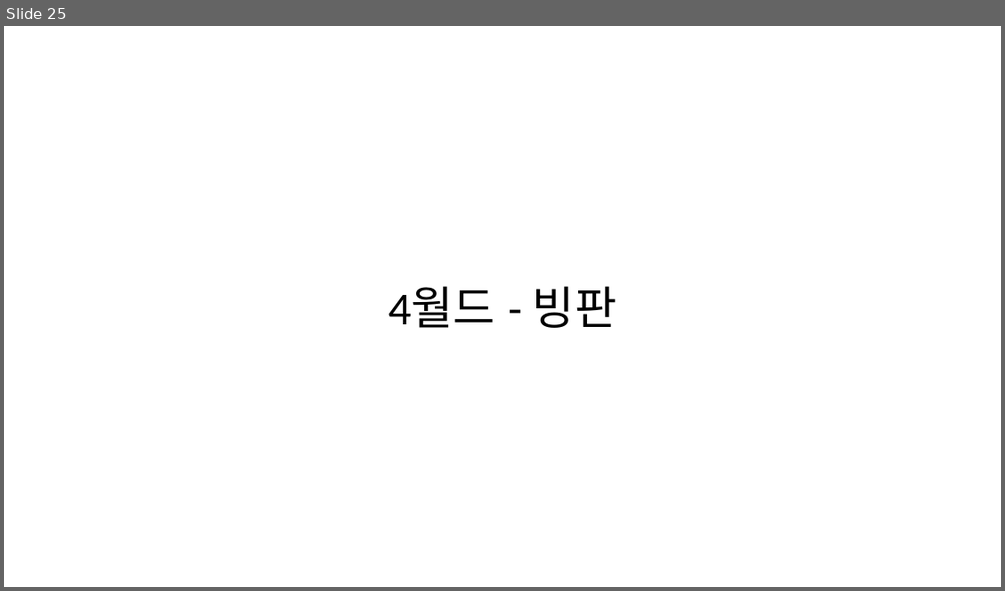
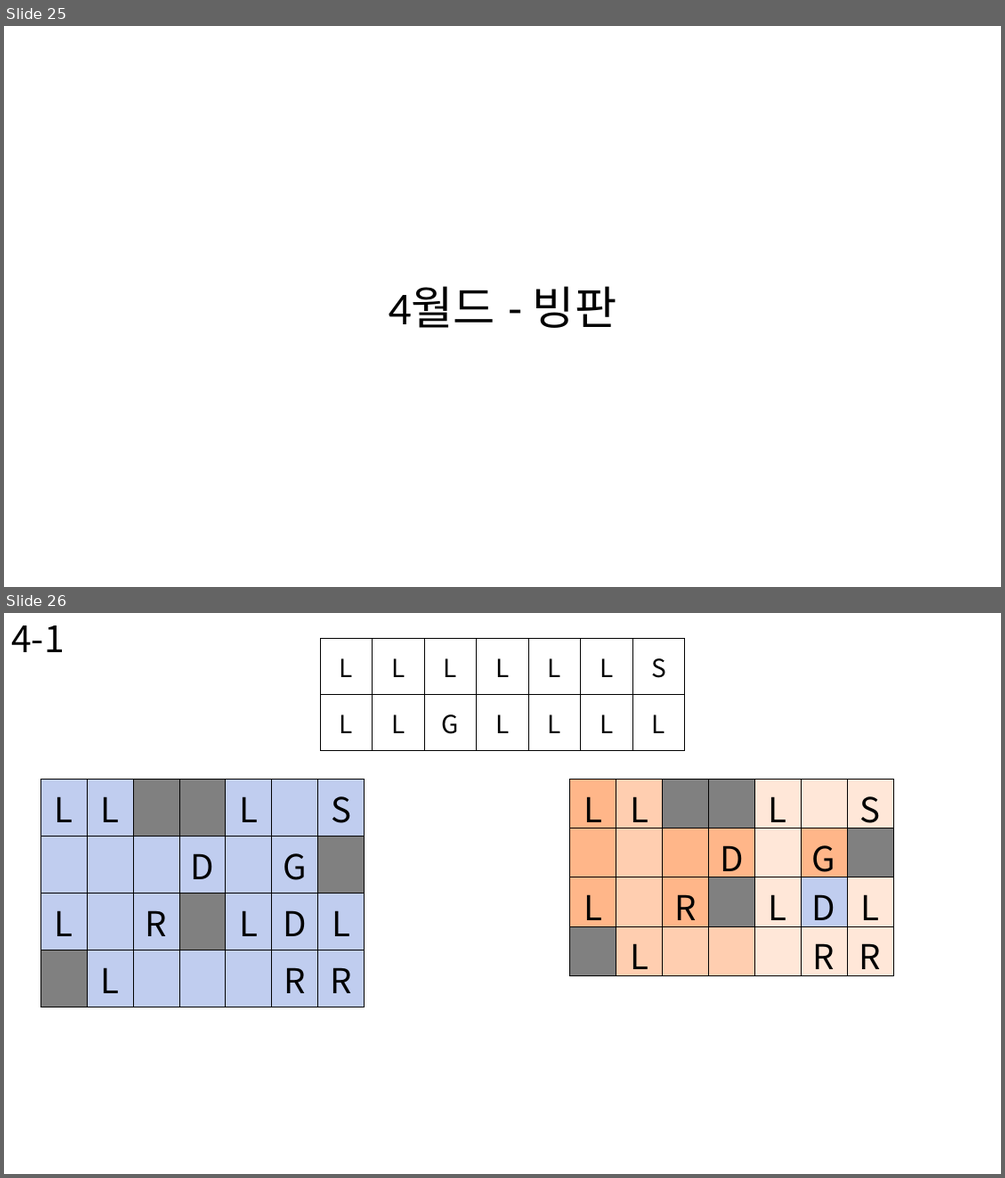
Before and after one commit to BSF0124/Brain-Control, a slide deck: etc/레벨디자인.pptx. Shown one above the other, each under a label of ours: slide 25 before the commit, slides 25 and 26 after it. The pictures are 1005x591 and 1005x1178 pixels, drawn with LibreOffice and Linux fonts; fonts in the diff are those of the drawing. Boxes give left, top, right and bottom in pixels: in the first picture for what was removed or moved away, otherwise in the second. Text is boxed around its words. In the diff, an @@ line names an element or a change of style, - is before the commit and + after.

```diff
--- a/etc/레벨디자인.pptx
+++ b/etc/레벨디자인.pptx
@@ slide 26 added at bbox=[4, 613, 1001, 1174], background #FFFFFF @@
@@ text added at bbox=[11, 625, 65, 652], 35 pt, text #000000 @@
+4-1
@@ table added at bbox=[320, 639, 687, 751], 2 rows, 7 columns @@
+L | L | L | L | L | L | S
+L | L | G | L | L | L | L
@@ table added at bbox=[40, 779, 365, 997], 4 rows, 7 columns @@
+L | L |  |  | L |  | S
+ |  |  | D |  | G | 
+L |  | R |  | L | D | L
+ | L |  |  |  | R | R
@@ table added at bbox=[570, 779, 895, 982], 4 rows, 7 columns @@
+L | L |  |  | L |  | S
+ |  |  | D |  | G | 
+L |  | R |  | L | D | L
+ | L |  |  |  | R | R
```
Also in this commit, not shown: 2 slides changed, 4 slides removed.
